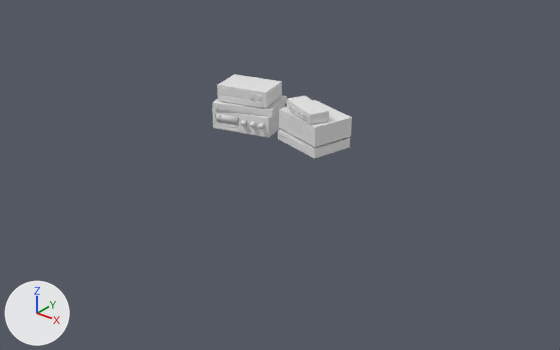
Two versions of the Blender file models/radiosetup.blend, one commit apart.
Both versions are drawn from a 50 mm camera at (11.91, -13.69, 7.4) aimed at (1.59, -0.79, -0.6). Lighting does not change. The marker at lower left points along +X, +Y and +Z.

Script lines for the objects in view, before the commit:
```python
me_m_dial_001 = bpy.data.meshes.new('m_dial.001')
me_m_dial_001.from_pydata(...)  # 951 vertices, 944 faces; spans x -0.87..0.87, y -0.71..0.64, z -0.01..0.52
me_m_dial_001.polygons.foreach_set('use_smooth', [True] * 944)
me_m_dial_001.materials.append(mat_basemat)  # white #e7e7e7
me_m_dial_003 = bpy.data.meshes.new('m_dial.003')
me_m_dial_003.from_pydata(...)  # 56 vertices, 42 faces; spans x -0.746..0.746, y -0.592..0.592, z -0.013..0.384
me_m_dial_005 = bpy.data.meshes.new('m_dial.005')
me_m_dial_005.from_pydata(...)  # 24 vertices, 18 faces; spans x -0.91..0.91, y -0.76..0.76, z 0.0..0.17
me_m_dial_006 = bpy.data.meshes.new('m_dial.006')
me_m_dial_006.from_pydata(...)  # 72 vertices, 54 faces; spans x -0.621..0.621, y -0.461..0.461, z 0.0..0.234
me_m_dial_007 = bpy.data.meshes.new('m_dial.007')
me_m_dial_007.from_pydata(...)  # 136 vertices, 102 faces; spans x -0.82..0.82, y -0.71..0.71, z 0.0..0.48
me_m_dial_008 = bpy.data.meshes.new('m_dial.008')
me_m_dial_008.from_pydata(...)  # 40 vertices, 30 faces; spans x -0.81..0.81, y -0.69..0.69, z 0.0..0.23
ob_amp = bpy.data.objects.new('Amp', me_m_dial_003)
ob_amp.location = (0.0, 0.0, 0.73)
ob_cd_player = bpy.data.objects.new('cd_player', me_m_dial_005)
ob_cd_player.location = (0.0, 0.0, 0.53)
ob_dials = bpy.data.objects.new('Dials', me_m_dial_006)
ob_dials.location = (1.93, -0.21, 0.83)
ob_finder = bpy.data.objects.new('Finder', me_m_dial_001)
ob_finder.location = (0.0, 0.0, 0.0)
_m = ob_finder.modifiers.new('EdgeSplit', 'EDGE_SPLIT')
_m.use_edge_angle = False
ob_mixer = bpy.data.objects.new('Mixer', me_m_dial_007)
ob_mixer.location = (1.98, 0.01, 0.33)
ob_speaker = bpy.data.objects.new('Speaker', me_m_dial_008)
ob_speaker.location = (1.97, -0.02, 0.06)
```
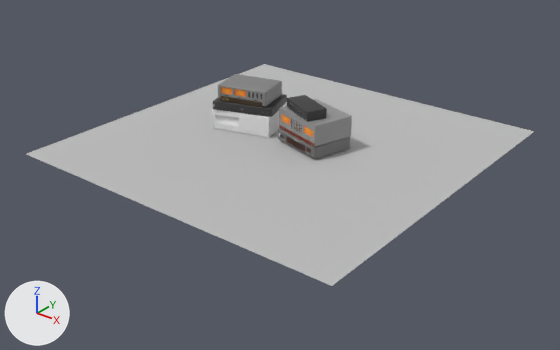
What changed in the scene script:
```text
Change me_m_dial_008:
    remove me_m_dial_008.from_pydata(...)  # 40 vertices, 30 faces; spans x -0.81..0.81, y -0.69..0.69, z 0.0..0.23
    add me_m_dial_008.from_pydata(...)  # 206 vertices, 190 faces; spans x -0.81..0.81, y -0.69..0.69, z -0.03..0.27
    me_m_dial_008 part 1: 34 vertices removed from x -0.75..0.81, y -0.62..0.69, z 0.05..0.23; 140 vertices added at x -0.81..0.81, y -0.69..0.69, z -0.03..0.27
    me_m_dial_008 part 2: the surface is now shaded smooth
    add me_m_dial_008.materials.append(mat_t_radios_4k_png)  # picture img_t_radios_4k_png
Change me_m_dial_007:
    remove me_m_dial_007.from_pydata(...)  # 136 vertices, 102 faces; spans x -0.82..0.82, y -0.71..0.71, z 0.0..0.48
    add me_m_dial_007.from_pydata(...)  # 200 vertices, 162 faces; spans x -0.82..0.82, y -0.71..0.71, z 0.0..0.51
    me_m_dial_007 part 3: 22 vertices removed from x -0.82..0.82, y -0.71..0.71, z 0.0..0.48; 86 vertices added at x -0.82..0.82, y -0.71..0.71, z 0.0..0.51
    me_m_dial_007 part 4: the surface is now shaded smooth
    add me_m_dial_007.materials.append(mat_t_radios_4k_png)  # picture img_t_radios_4k_png
Change me_m_dial_006:
    remove me_m_dial_006.from_pydata(...)  # 72 vertices, 54 faces; spans x -0.621..0.621, y -0.461..0.461, z 0.0..0.234
    add me_m_dial_006.from_pydata(...)  # 396 vertices, 380 faces; spans x -0.62..0.508, y -0.408..0.461, z 0.021..0.255
    me_m_dial_006 part 5: the loose piece of 8 vertices spanning x -0.621..0.621, y -0.461..0.461, z 0.0..0.234 is rebuilt with 40 vertices and now spans x -0.62..0.508, y -0.408..0.461, z 0.021..0.255, in mat_t_radios_4k_png (picture img_t_radios_4k_png)
    me_m_dial_006 part 6: 56 vertices removed from x -0.581..0.294, y -0.407..0.118, z 0.068..0.176; 356 vertices added at x -0.599..0.282, y -0.398..0.133, z 0.071..0.203
    me_m_dial_006 part 7: the surface is now shaded smooth
    add me_m_dial_006.materials.append(mat_t_radios_4k_png)  # picture img_t_radios_4k_png
Change me_m_dial_005:
    remove me_m_dial_005.from_pydata(...)  # 24 vertices, 18 faces; spans x -0.91..0.91, y -0.76..0.76, z 0.0..0.17
    add me_m_dial_005.from_pydata(...)  # 228 vertices, 192 faces; spans x -0.91..0.9, y -0.75..0.76, z 0.0..0.2
    me_m_dial_005 part 8: 15 vertices removed from x -0.91..0.91, y -0.76..0.76, z 0.0..0.17; 131 vertices added at x -0.91..0.9, y -0.75..0.76, z 0.0..0.2
    me_m_dial_005 part 9: the surface is now shaded smooth
    add me_m_dial_005.materials.append(mat_t_radios_4k_png)  # picture img_t_radios_4k_png
Change me_m_dial_003:
    remove me_m_dial_003.from_pydata(...)  # 56 vertices, 42 faces; spans x -0.746..0.746, y -0.592..0.592, z -0.013..0.384
    add me_m_dial_003.from_pydata(...)  # 537 vertices, 483 faces; spans x -0.746..0.737, y -0.587..0.592, z 0.001..0.397
    me_m_dial_003 part 10: the loose piece of 8 vertices spanning x -0.501..0.654, y -0.589..-0.063, z -0.013..0.108 is rebuilt with 32 vertices and now spans x -0.501..0.652, y -0.587..-0.063, z 0.001..0.122, in mat_t_radios_4k_png (picture img_t_radios_4k_png)
    me_m_dial_003 part 11: the loose piece of 8 vertices spanning x -0.746..0.746, y -0.592..0.592, z 0.0..0.384 is rebuilt with 265 vertices and now spans x -0.746..0.737, y -0.583..0.592, z 0.013..0.397, in mat_t_radios_4k_png (picture img_t_radios_4k_png)
    me_m_dial_003 part 12: 32 vertices removed from x -0.449..0.644, y -0.577..-0.272, z 0.165..0.333
    me_m_dial_003 part 13: the surface is now shaded smooth
    add me_m_dial_003.materials.append(mat_t_radios_4k_png)  # picture img_t_radios_4k_png
Add me_plane_001:
    me_plane_001.from_pydata([(-1.0, -1.0, 0.0), (1.0, -1.0, 0.0), (-1.0, 1.0, 0.0), (1.0, 1.0, 0.0)], [], [(0, 1, 3, 2)])
    me_plane_001.materials.append(mat_material_001)  # grey #bebebe
Add ob_plane:
    ob_plane = bpy.data.objects.new('Plane', me_plane_001)
    ob_plane.location = (1.39, -0.23, -0.01)
    ob_plane.scale = (4.33, 4.33, 4.33)
```

Location of each change, [x1, y1, x2, y2] in pixels of the pictures (560 x 350 px):
'Plane', added: after [27, 64, 535, 286]
'Mixer', reshaped: before [279, 100, 352, 147]; after [279, 99, 352, 147]
'Amp', reshaped: before [217, 74, 282, 108]; after [218, 74, 282, 107]
'Speaker', reshaped: before [278, 129, 350, 159]; after [278, 128, 350, 159]
'Dials', reshaped: before [287, 96, 329, 124]; after [287, 95, 327, 122]
'cd_player', reshaped: before [212, 95, 287, 117]; after [213, 94, 287, 117]
part 1 of me_m_dial_008, built on: before [279, 129, 350, 159]; after [278, 128, 350, 159]
part 3 of me_m_dial_007, built on: before [279, 100, 352, 147]; after [279, 99, 352, 147]
part 5 of me_m_dial_006, rebuilt: before [287, 96, 329, 124]; after [287, 95, 327, 122]
part 6 of me_m_dial_006, built on: before [287, 102, 306, 119]; after [287, 101, 306, 118]
part 8 of me_m_dial_005, built on: before [212, 95, 287, 117]; after [213, 94, 287, 117]
part 10 of me_m_dial_003, rebuilt (8% shorter): before [221, 96, 262, 108]; after [221, 96, 263, 107]
part 11 of me_m_dial_003, rebuilt: before [217, 74, 282, 108]; after [218, 74, 282, 107]
part 12 of me_m_dial_003, deleted: before [220, 87, 262, 100]
